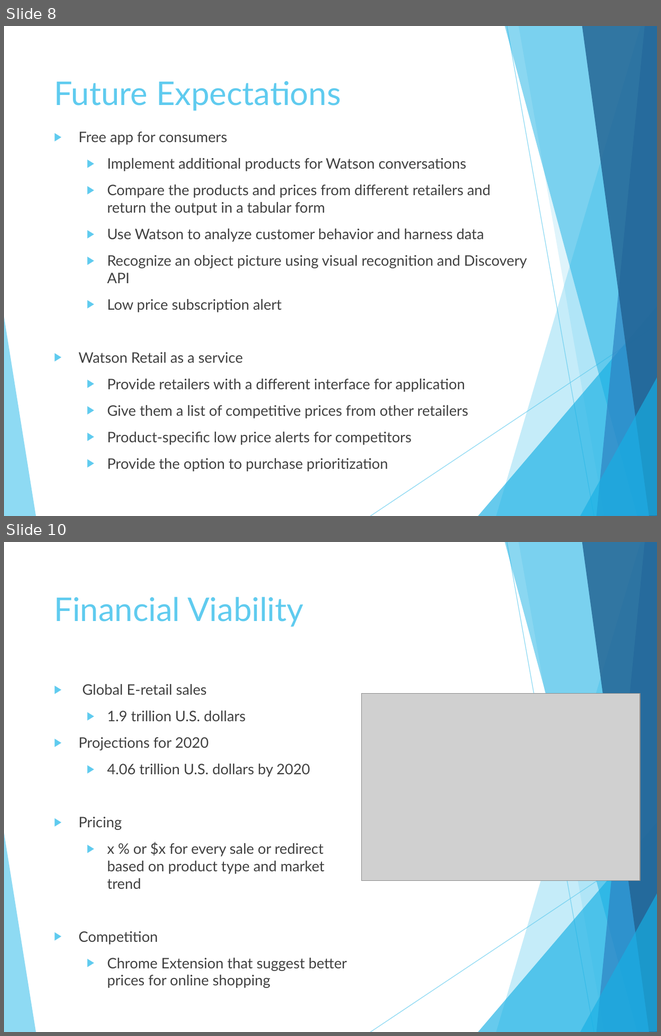
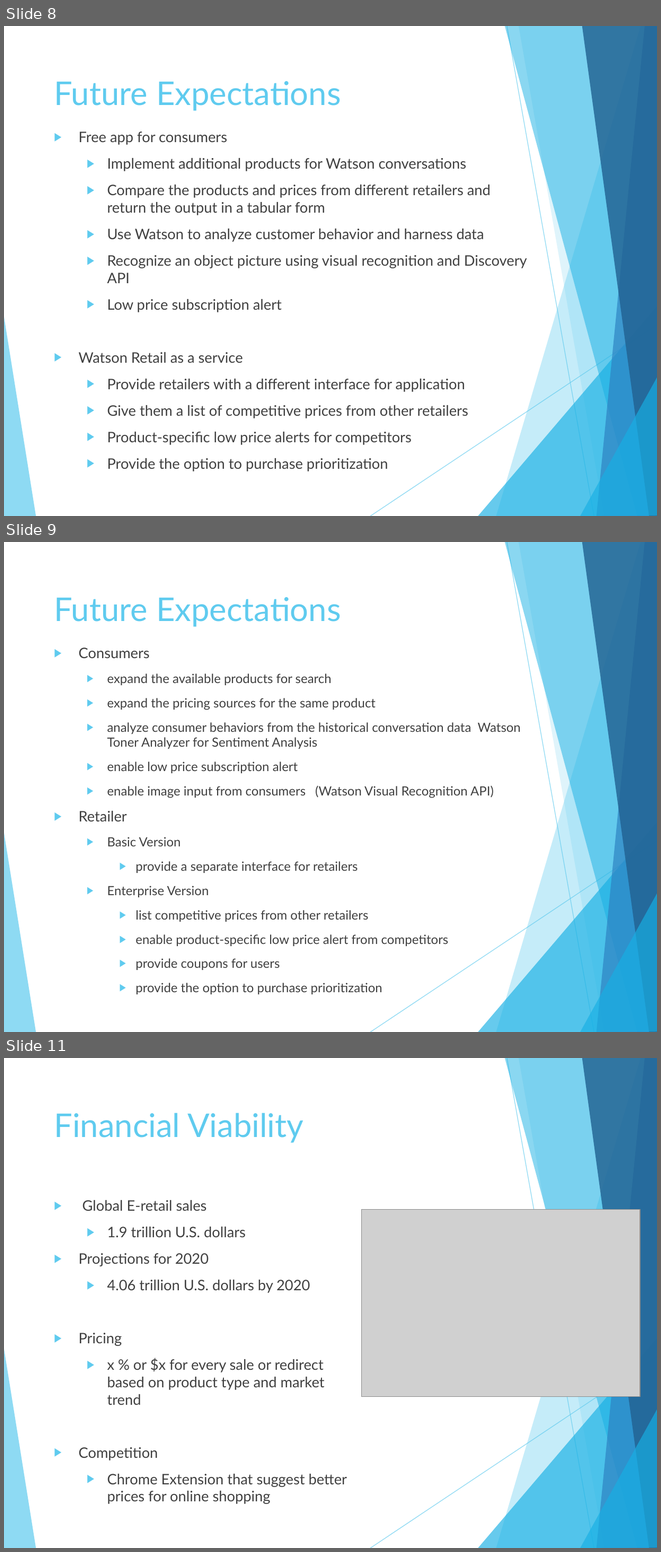
Before and after one commit to vigneshniyer/FinishLine-ShoppingBot, a slide deck: IBM_Finish_Line.pptx. Shown one above the other, each under a label of ours: slides 8 and 10 before the commit, slides 8, 9 and 11 after it; the slides between them are not shown. The pictures are 661x1036 and 661x1552 pixels, drawn with LibreOffice and Linux fonts; fonts in the diff are those of the drawing; grey boxes stand for pictures. Boxes give left, top, right and bottom in pixels: in the first picture for what was removed or moved away, otherwise in the second. Text is boxed around its words. In the diff, an @@ line names an element or a change of style, - is before the commit and + after.

Commit message:
Future & Technical Challenges

```diff
--- a/IBM_Finish_Line.pptx
+++ b/IBM_Finish_Line.pptx
@@ slide 9 added at <box>4,542,657,1032</box>, background #FFFFFF; not listed: 10 template elements that a slide beside it also shows @@
@@ title added at <box>54,597,341,627</box>, 36 pt, text #5FCBEF @@
+Future Expectations
@@ text added at <box>79,647,521,994</box>, 14 pt, text #404040 @@
+▶ Consumers
+  ▶ expand the available products for search
+  ▶ expand the pricing sources for the same product
+  ▶ analyze consumer behaviors from the historical conversation data Watson Toner Analyzer for Sentiment Analysis
+  ▶ enable low price subscription alert
+  ▶ enable image input from consumers (Watson Visual Recognition API)
+▶ Retailer
+  ▶ Basic Version
+    ▶ provide a separate interface for retailers
+  ▶ Enterprise Version
+    ▶ list competitive prices from other retailers
+    ▶ enable product-specific low price alert from competitors
+    ▶ provide coupons for users
+    ▶ provide the option to purchase prioritization
@@ what was slide 10 is now slide 11 @@
```
Also in this commit, not shown: 2 slides changed, 1 other slide added, 1 slide removed.
